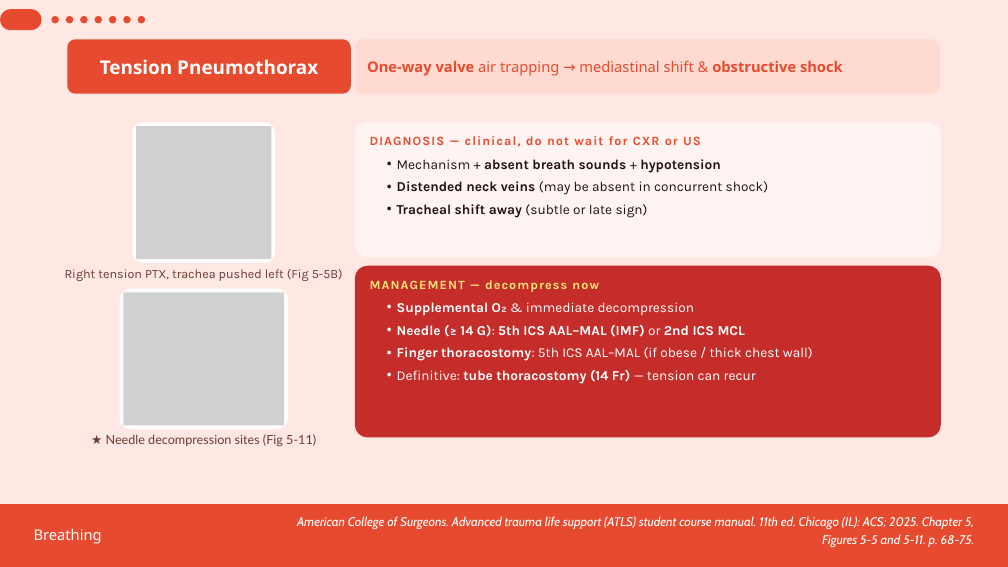
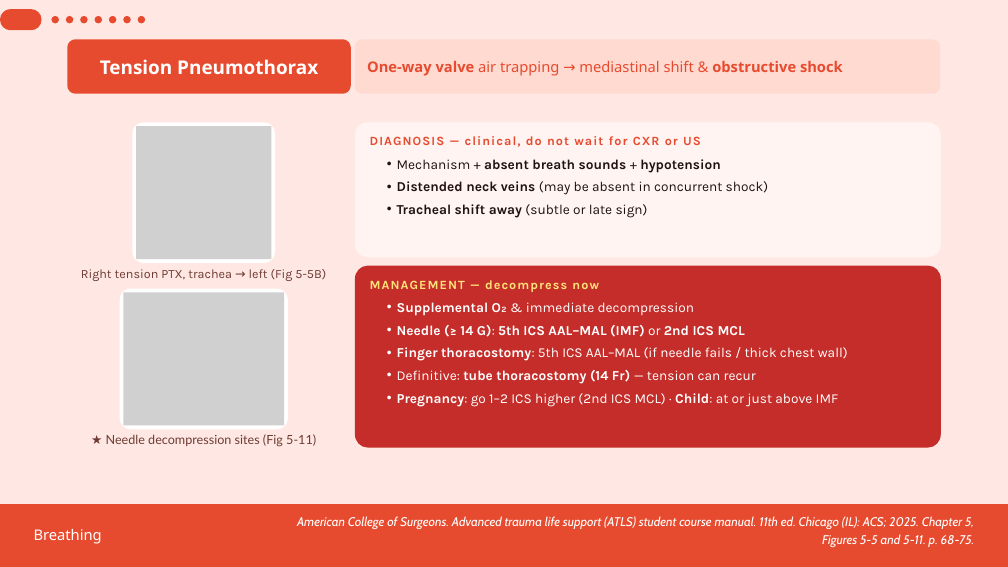
Before and after one commit to Xatsr/Of-all-trades, a slide deck: slide 8 of B_breathing_ATLS_16min.pptx. Drawn at 1008x567 pixels with LibreOffice and Linux fonts; fonts in the diff are those of the drawing; grey boxes stand for pictures. Boxes give left, top, right and bottom in pixels: in the first picture for what was removed or moved away, otherwise in the second. Text is boxed around its words. In the diff, an @@ line names an element or a change of style, - is before the commit and + after.

```diff
--- a/B_breathing_ATLS_16min.pptx
+++ b/B_breathing_ATLS_16min.pptx
@@ text at (x1=81, y1=269, x2=326, y2=281): text changed @@
-Right tension PTX, trachea pushed left (Fig 5-5B)
+Right tension PTX, trachea → left (Fig 5-5B)
@@ freeform shape resized from (x1=355, y1=266, x2=940, y2=437) to (x1=355, y1=266, x2=940, y2=448) @@
@@ text at (x1=397, y1=347, x2=848, y2=361): text changed @@
-  • Finger thoracostomy: 5th ICS AAL–MAL (if obese / thick chest wall)
+  • Finger thoracostomy: 5th ICS AAL–MAL (if needle fails / thick chest wall)
@@ text at (x1=397, y1=393, x2=839, y2=407): paragraph added @@
+  • Pregnancy: go 1–2 ICS higher (2nd ICS MCL) · Child: at or just above IMF
```
Also in this commit, not shown: 4 other slides changed.
